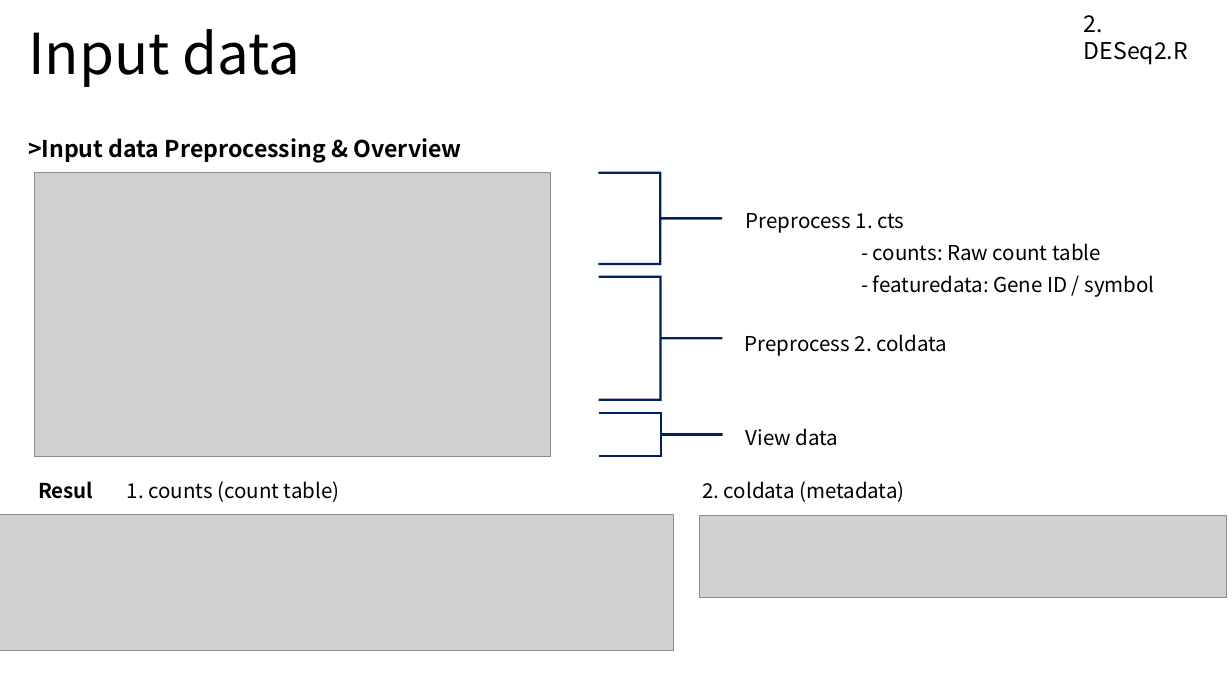
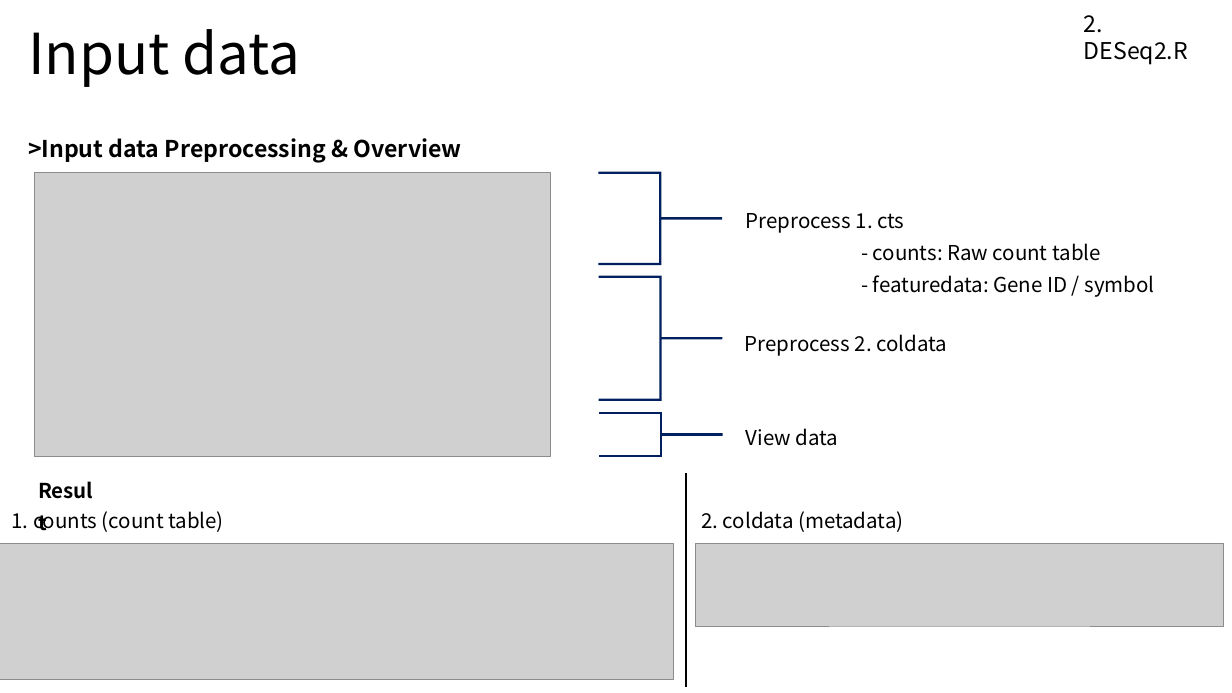
Before and after one commit to Khreat0205/Education_BulkRNAseq, a slide deck: slide 7 of Presentation/2. DESeq2.pptx (slide 2 before the commit). Drawn at 1232x693 pixels with LibreOffice and Linux fonts; fonts in the diff are those of the drawing; grey boxes stand for pictures. Boxes give left, top, right and bottom in pixels: in the first picture for what was removed or moved away, otherwise in the second. Text is boxed around its words. In the diff, an @@ line names an element or a change of style, - is before the commit and + after.

```diff
--- a/Presentation/2. DESeq2.pptx
+++ b/Presentation/2. DESeq2.pptx
@@ line added from (687, 473) to (687, 687), #000000 1.5 pt @@
@@ text "1. counts (count table)": place and size @@
-text "1. counts (count table)" at <box>127,481,340,502</box>
+text "1. counts (count table)" at <box>11,511,224,532</box>
@@ text "2. coldata (metadata)": place and size @@
-text "2. coldata (metadata)" at <box>702,481,904,502</box>
+text "2. coldata (metadata)" at <box>701,511,903,532</box>
@@ picture: place and size @@
-picture at <box>0,515,674,651</box>
+picture at <box>0,543,674,679</box>
@@ picture: place and size @@
-picture at <box>700,516,1227,598</box>
+picture at <box>696,543,1224,626</box>
```
Also in this commit, not shown: 3 other slides changed, 1 slide removed.
